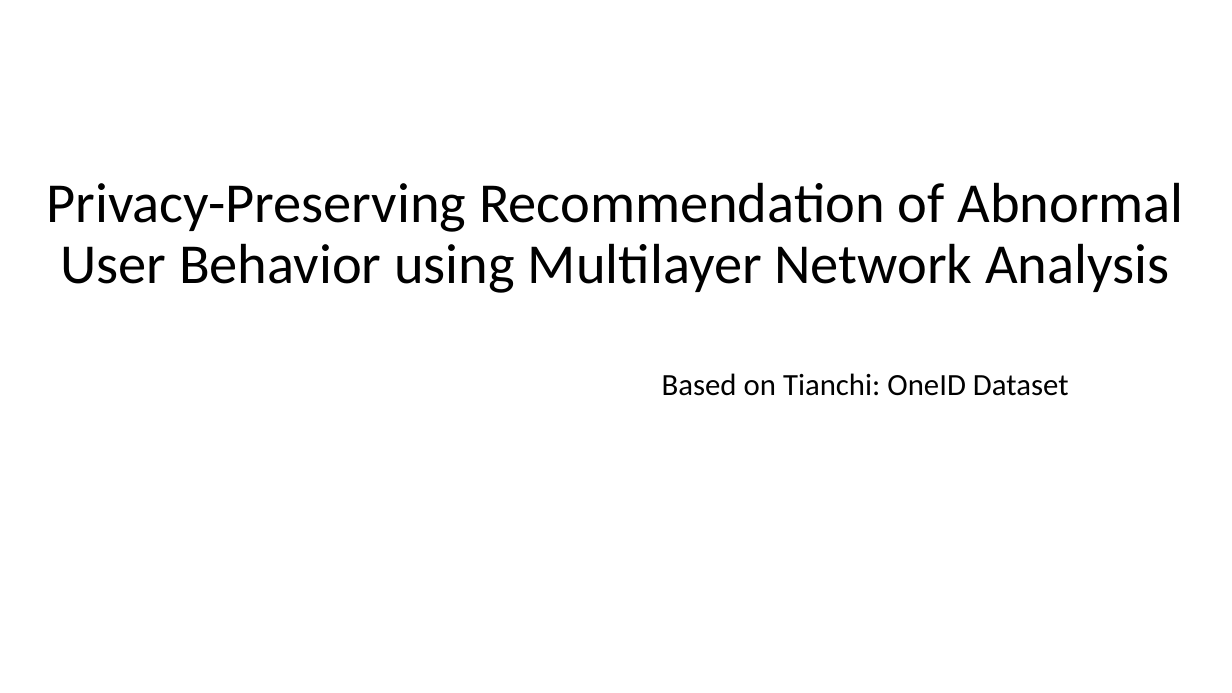
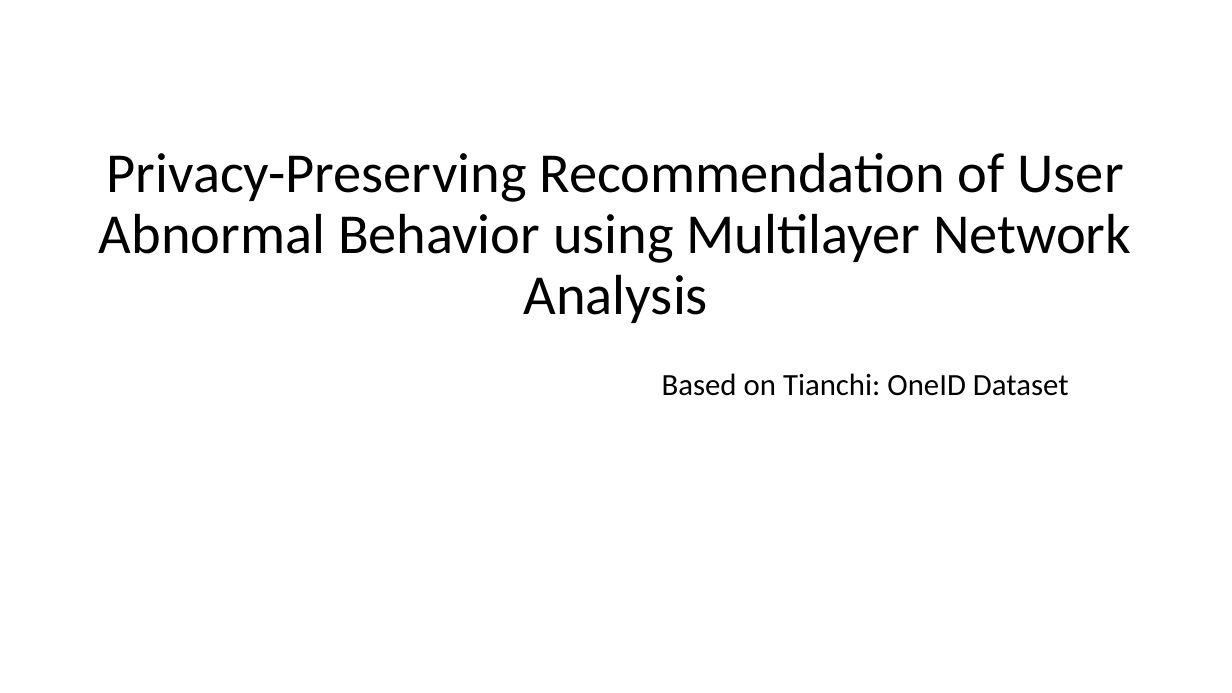
Before and after one commit to Liu-WeiYi/Private_Preserving_Outlier_Behavior_Detection, a slide deck: slide 1 of tianchi_dataset_description.pptx. Drawn at 1232x693 pixels with LibreOffice and Linux fonts; fonts in the diff are those of the drawing. Boxes give left, top, right and bottom in pixels: in the first picture for what was removed or moved away, otherwise in the second. Text is boxed around its words. In the diff, an @@ line names an element or a change of style, - is before the commit and + after.

```diff
--- a/tianchi_dataset_description.pptx
+++ b/tianchi_dataset_description.pptx
@@ title at [99, 152, 1131, 323]: text changed @@
-Privacy-Preserving Recommendation of Abnormal User Behavior using Multilayer Network Analysis
+Privacy-Preserving Recommendation of User Abnormal Behavior using Multilayer Network Analysis
```
Also in this commit, not shown: 1 slide added, 6 other files.
